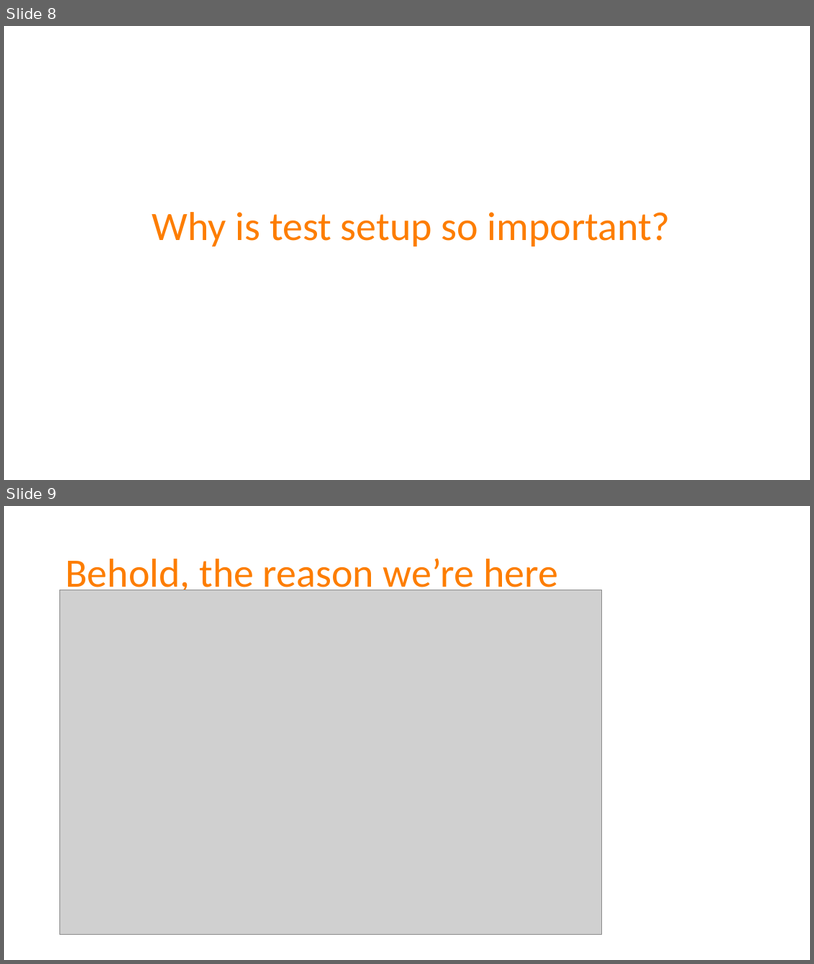
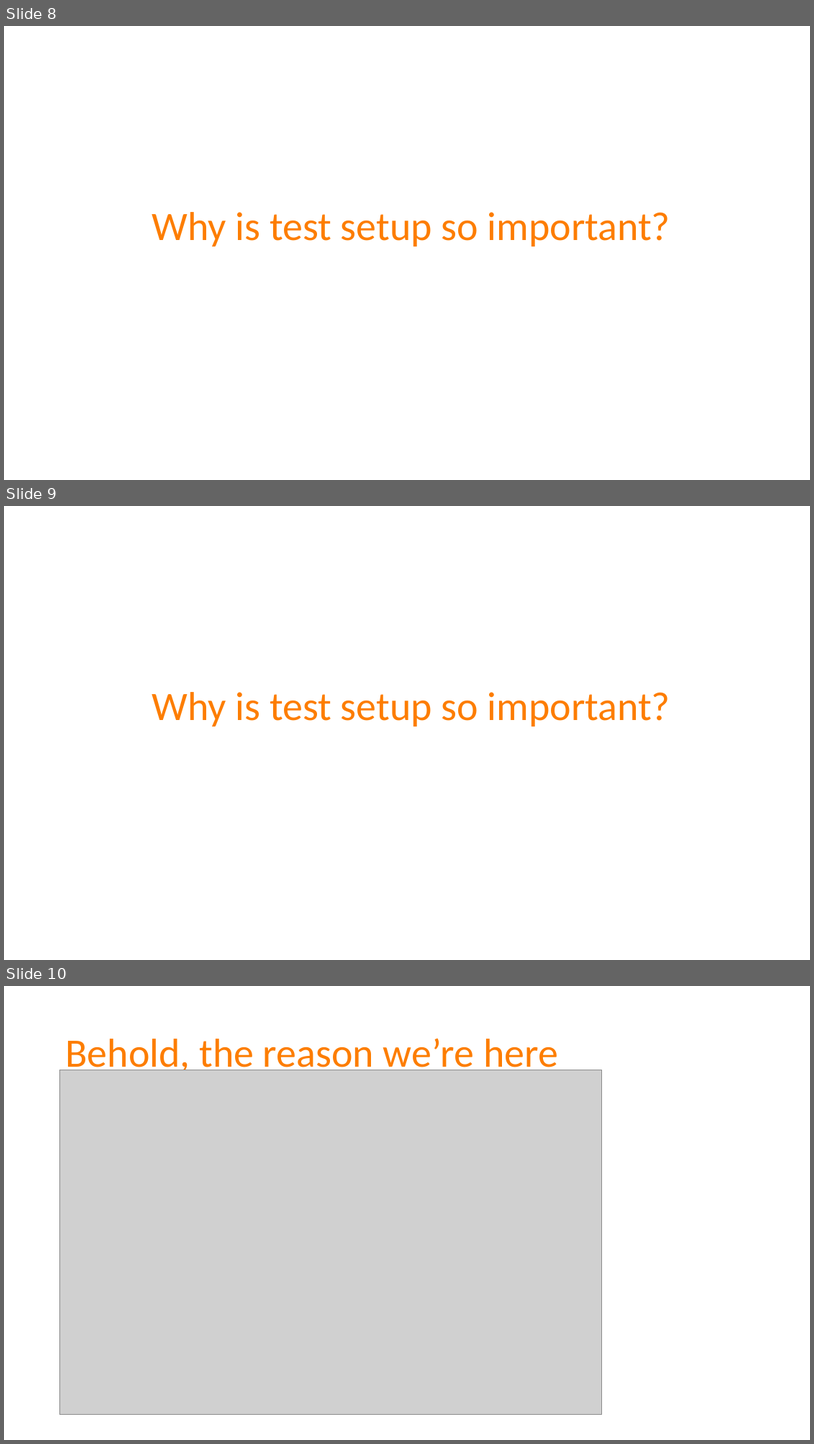
Before and after one commit to spetryjohnson/Talk-Patterns_of_Effective_Test_Setup, a slide deck: POETS - CodeMash 2017.pptx. Shown one above the other, each under a label of ours: slides 8 and 9 before the commit, slides 8, 9 and 10 after it. The pictures are 814x964 and 814x1444 pixels, drawn with LibreOffice and Linux fonts; fonts in the diff are those of the drawing; grey boxes stand for pictures. Boxes give left, top, right and bottom in pixels: in the first picture for what was removed or moved away, otherwise in the second. Text is boxed around its words. In the diff, an @@ line names an element or a change of style, - is before the commit and + after.

```diff
--- a/POETS - CodeMash 2017.pptx
+++ b/POETS - CodeMash 2017.pptx
@@ slide 9 added at (4,506,810,960), background #FFFFFF @@
@@ title added at (152,692,671,726), 48 pt, text #FD7D00 @@
+Why is test setup so important?
@@ what was slide 9 is now slide 10 @@
```
Also in this commit, not shown: 7 slides changed, 2 other slides added, 1 other file.
